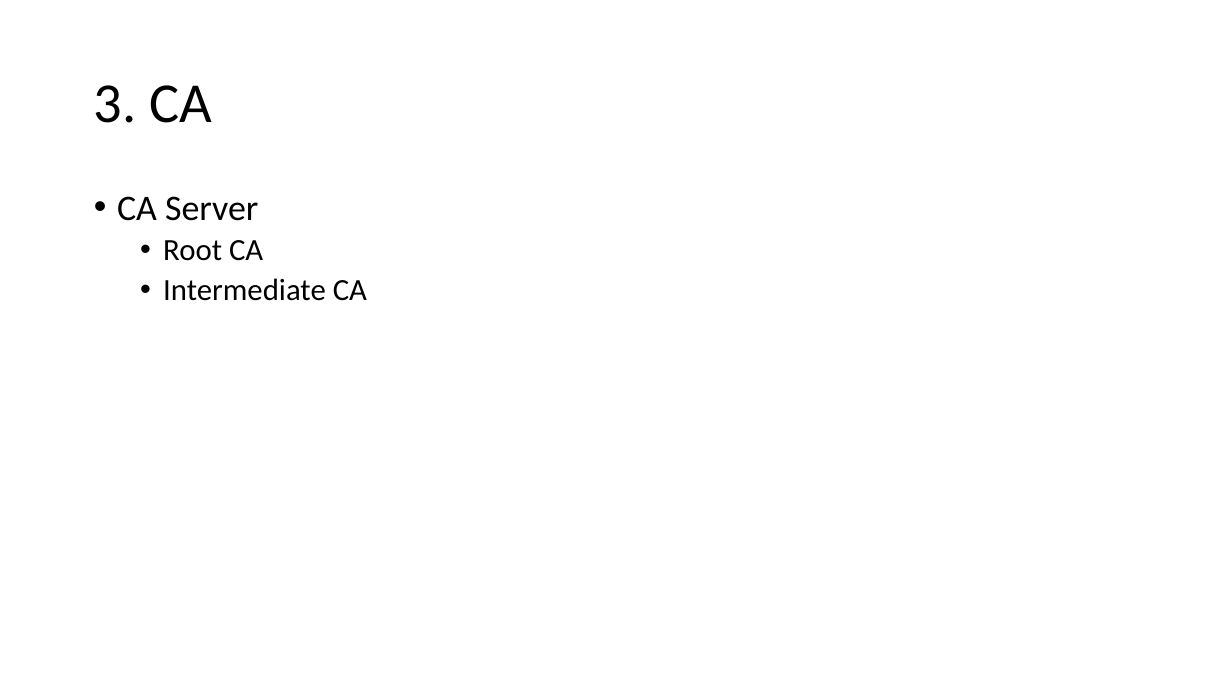
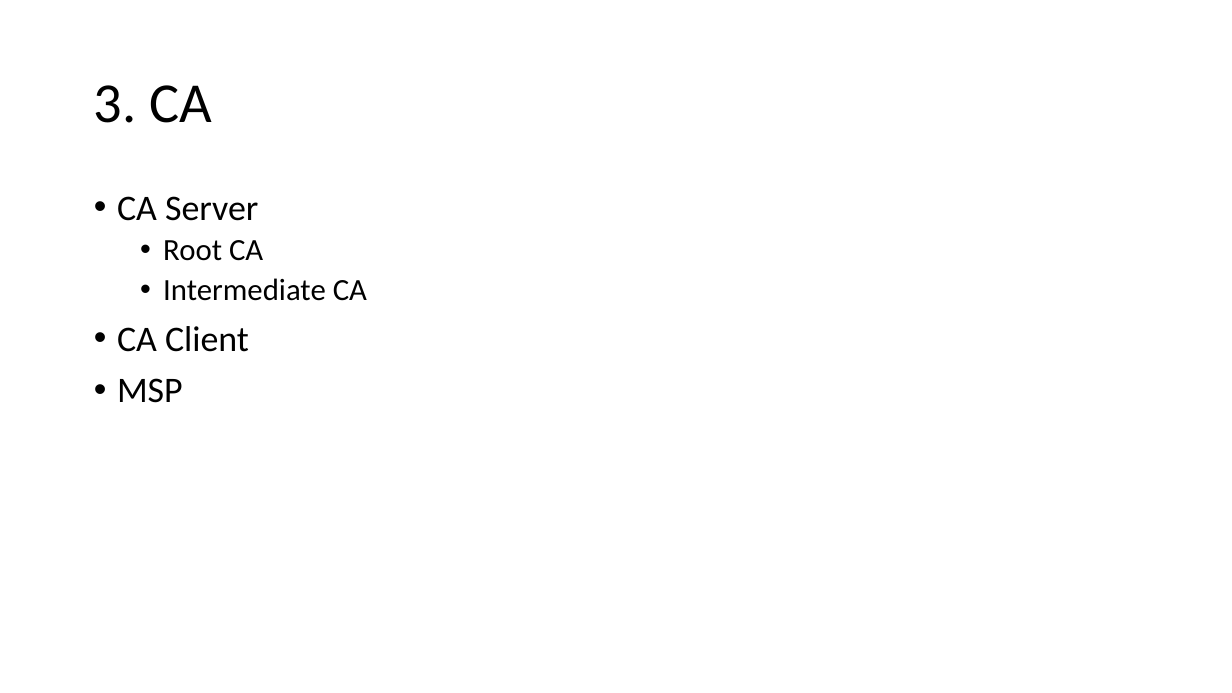
Before and after one commit to freekatz/Blockchain-Notes, a slide deck: slide 14 of fabric notes/【2020.12.26】Fabric Network Runtime Architecture.pptx (slide 16 before the commit). Drawn at 1232x693 pixels with LibreOffice and Linux fonts; fonts in the diff are those of the drawing. Boxes give left, top, right and bottom in pixels: in the first picture for what was removed or moved away, otherwise in the second. Text is boxed around its words. In the diff, an @@ line names an element or a change of style, - is before the commit and + after.

```diff
--- a/fabric notes/【2020.12.26】Fabric Network Runtime Architecture.pptx
+++ b/fabric notes/【2020.12.26】Fabric Network Runtime Architecture.pptx
@@ text at [117, 326, 249, 403]: paragraphs added @@
+• CA Client
+• MSP
```
Also in this commit, not shown: 7 other slides changed, 6 slides removed, 8 other files.
